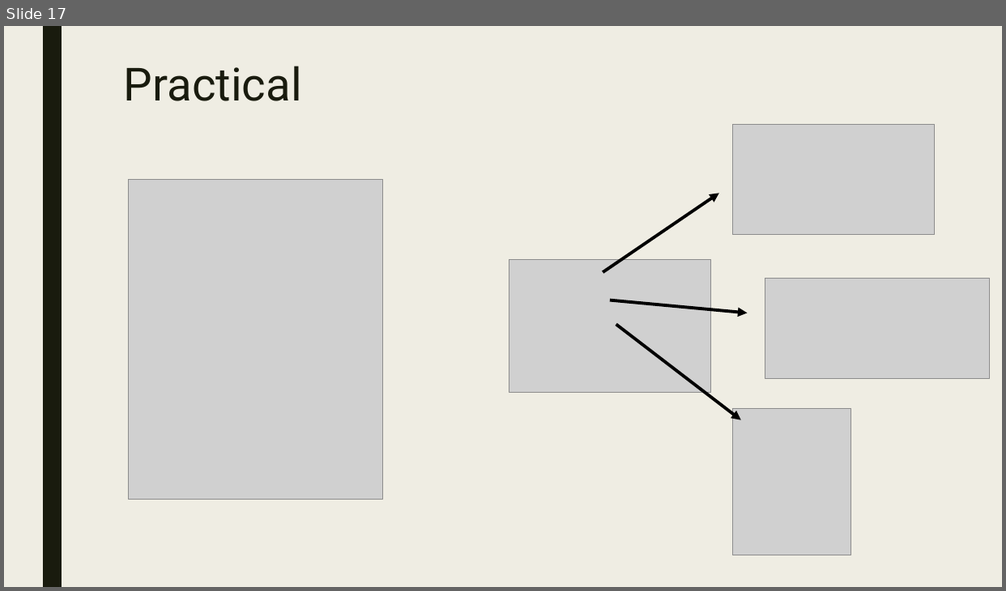
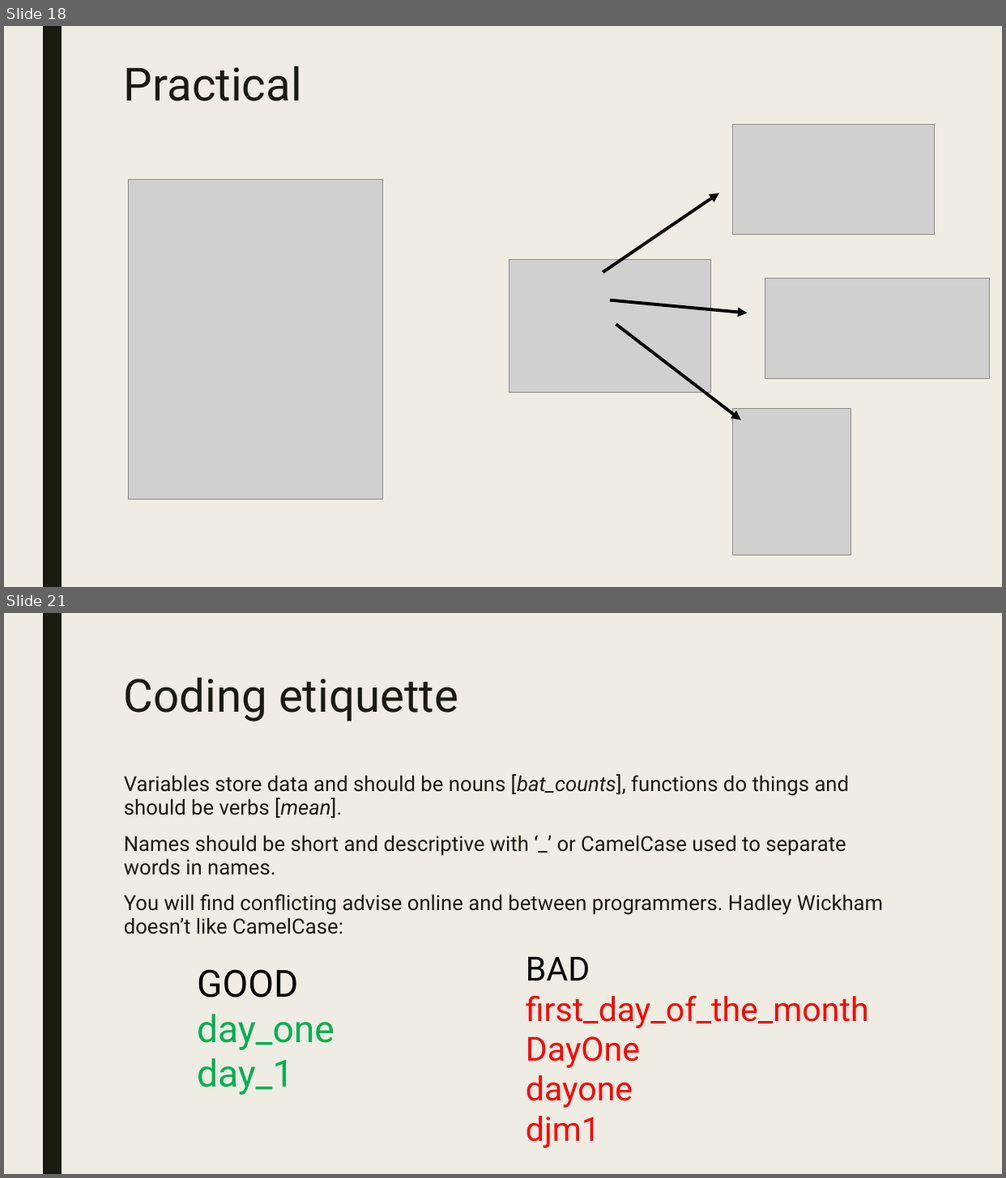
Before and after one commit to AugustT/reproducibility_masterclass, a slide deck: A Masterclass in Reproducibility.odp. Shown one above the other, each under a label of ours: slide 17 before the commit, slides 18 and 21 after it; the slides between them are not shown. The pictures are 1006x591 and 1006x1178 pixels, drawn with LibreOffice and Linux fonts; fonts in the diff are those of the drawing; grey boxes stand for pictures. Boxes give left, top, right and bottom in pixels: in the first picture for what was removed or moved away, otherwise in the second. Text is boxed around its words. In the diff, an @@ line names an element or a change of style, - is before the commit and + after.

Commit message:
Update presentation Add coding etiquette practical

```diff
--- a/A Masterclass in Reproducibility.odp
+++ b/A Masterclass in Reproducibility.odp
@@ slide 21 added at [4,613,1002,1174], background #EFEDE3; not listed: 1 template element that a slide beside it also shows @@
@@ title added at [124,677,458,722], 44 pt, text #191B0E @@
+Coding etiquette
@@ text added at [124,774,883,935], 20 pt, text #191B0E @@
+Variables store data and should be nouns [bat_counts], functions do things and should be verbs [mean].
+Names should be short and descriptive with ‘_’ or CamelCase used to separate words in names.
+You will find conflicting advise online and between programmers. Hadley Wickham doesn’t like CamelCase:
@@ text added at [197,969,334,1095], 36 pt, text #00B050 @@
+GOOD
+day_one
+day_1
@@ text added at [526,956,869,1148], 32 pt, text #FF0000 @@
+BAD
+first_day_of_the_month
+DayOne
+dayone
+djm1
@@ what was slide 17 is now slide 18 @@
```
Also in this commit, not shown: 1 slide changed, 10 other slides added, 4 other files.
